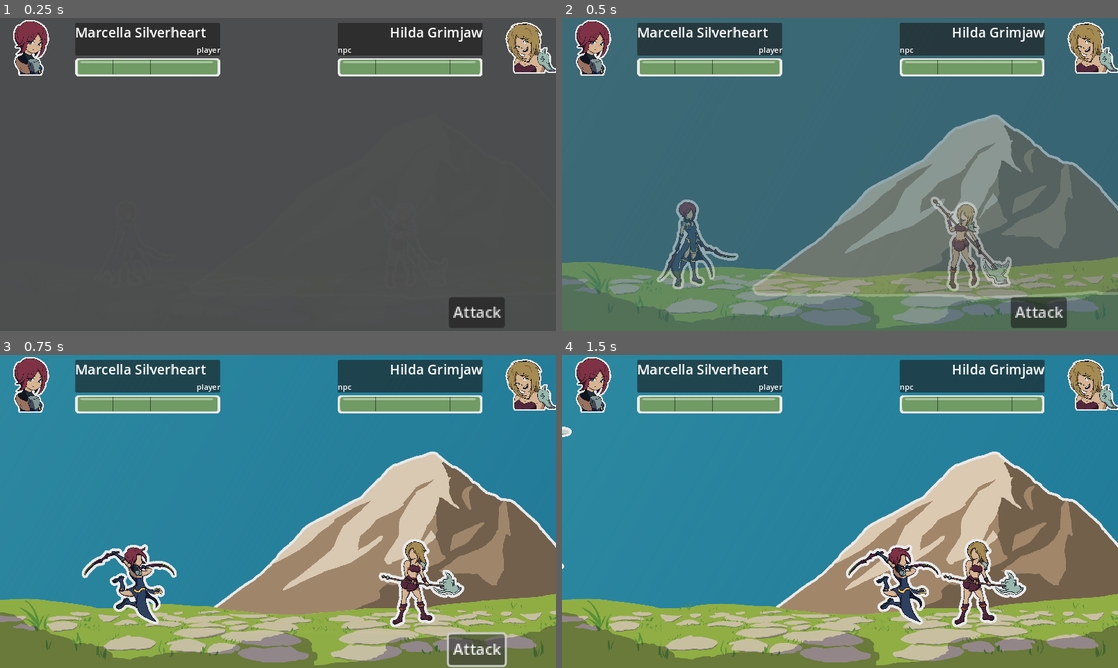
Above: before the commit, frames 1-4 (two rows, left to right).
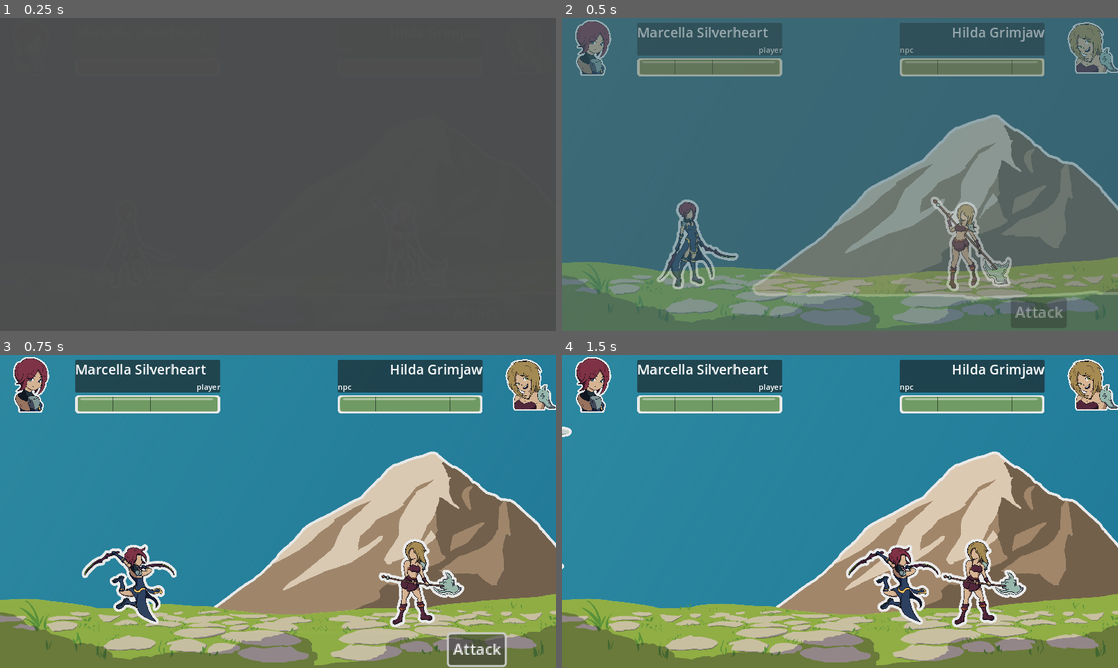
Above: after the commit, the same moments.

Repository: MajorZiploc/sticker_book_moments
Game: Godot game, scene res://lvls/battle_scene.tscn
Two runs of this game, one before a commit and one after it. Both use one fixed random seed, a clock stepped at 60 frames per second and the inputs below.
Inputs (mouse positions are in pixels of both pictures, inside the frame that each line leads up to):
- Up to frame 1 (0.25 s): no input
- Up to frame 2 (0.5 s): no input
- Up to frame 3 (0.75 s): click "Attack" at 0.5 s
- Up to frame 4 (1.5 s): tap Enter (ui_accept) at 1.25 s; move the mouse to (962, 495) at 1.27 s; hold D (right) from 1.28 s (still down); hold F from 1.28 s (still down); click (962, 495) at 1.42 s

The runs differ from the first frame. In frame 1, 11% of the frame differs, in the area x 2-100%, y 0-99%; in frame 2, 11%; in frame 3, less than 0.1%; in frame 4, nothing differs.

Commit message:
ui tween;fix cam finish checks;+Tweens util

Diff:
--- a/lvls/battle_scene.gd
+++ b/lvls/battle_scene.gd
@@ -48,6 +48,7 @@
   $ui_root/ui/npc_info/hbox/margin/vbox/panel/vbox/name,
   $ui_root/ui/npc_info/hbox/bust,
 );
+@onready var ui: Control = $ui_root/ui;
 @onready var qte_container: BoxContainer = $ui_root/ui/qte;
 @onready var qte_btn: Button = $ui_root/ui/qte/btn;
 @onready var npc_turn_ui: PanelContainer = $ui_root/ui/npc_turn;
@@ -73,9 +74,12 @@
 
 func _ready():
   self.modulate.a = 0;
+  ui.modulate.a = 0;
   cam.zoom = std_cam_zoom;
   var tween = create_tween();
   tween.tween_property(self, "modulate:a", 1, 1).set_trans(Tween.TRANS_EXPO);
+  var ui_tween = create_tween();
+  ui_tween.tween_property(ui, "modulate:a", 1, 1).set_trans(Tween.TRANS_EXPO);
   npc_turn_ui.modulate.a = 0;
   switch_qte_state_to(false);
   _init_bg();
@@ -102,7 +106,7 @@
   npc.name.text = npc.unit_data.name;
   _update_unit_health_bar(player);
   _update_unit_health_bar(npc);
-  await tween.finished;
+  Tweens.await_tweens([tween, ui_tween]);
 
 func _input(event: InputEvent):
   qte_attempt(event);
@@ -124,7 +128,6 @@
   await attack_sequence(attacker, defender);
   is_player_turn = !is_player_turn;
   await get_tree().create_timer(0.5).timeout;
-  # TODO: (cam_tween_finished) add cam_tween.finished where we need to wait for the camera to finish zooms, right now, it doesnt work
   var cam_tween = create_tween();
   cam_tween.tween_property(cam, "zoom", Vector2(0.65, 0.65), 1).set_trans(Tween.TRANS_EXPO);
   var tween = create_tween();
@@ -134,8 +137,7 @@
   tween = create_tween();
   tween.tween_property(npc_turn_ui, "modulate:a", 0, 1).set_trans(Tween.TRANS_EXPO);
   await tween.finished;
-  # TODO: (cam_tween_finished)
-  # await cam_tween.finished;
+  Tweens.await_tweens([tween, cam_tween])
   await get_tree().create_timer(0.5).timeout;
   await attack_sequence(defender, attacker);
   tween = create_tween();
@@ -143,8 +145,7 @@
   cam_tween = create_tween();
   cam_tween.tween_property(cam, "zoom", std_cam_zoom, 1).set_trans(Tween.TRANS_EXPO);
   await tween.finished;
-  # TODO: (cam_tween_finished)
-  # await cam_tween.finished;
+  Tweens.await_tweens([tween, cam_tween])
 
 func deal_damage_to(combat_unit: CombatUnit):
   combat_unit.char.take_damage(1);
--- /dev/null
+++ b/lvls/utils/tweens.gd
@@ -0,0 +1,5 @@
+extends Node
+
+func await_tweens(tweens: Array[Tween]):
+  for tween in tweens:
+    await tween.finished;
--- a/project.godot
+++ b/project.godot
@@ -21,6 +21,7 @@
 ColorPalette="*res://lvls/utils/color_palette.gd"
 FrameData="*res://lvls/utils/frame_data.gd"
 CombatUnitData="*res://lvls/utils/combat_unit_data.gd"
+Tweens="*res://lvls/utils/tweens.gd"
 
 [display]
 
